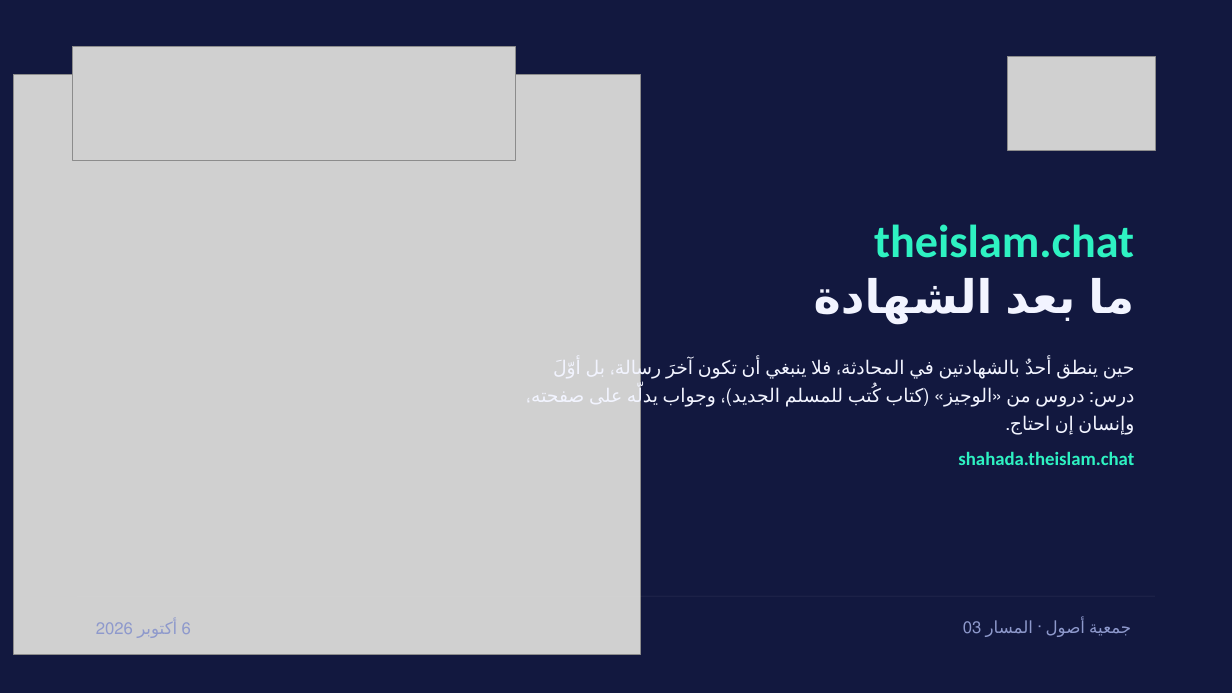
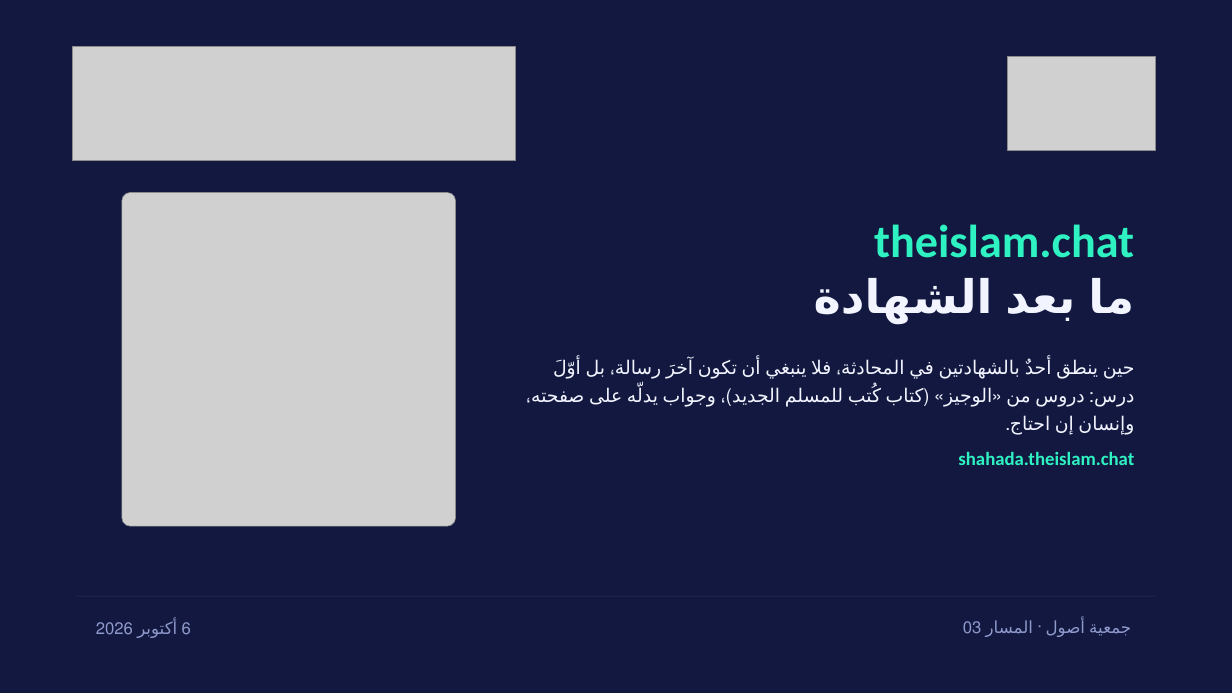
Before and after one commit to MidadeAITeam/shahada-theislam, a slide deck: slide 1 of docs/deck/theislam-chat-after-shahada.pptx. Drawn at 1232x693 pixels with LibreOffice and Linux fonts; fonts in the diff are those of the drawing; grey boxes stand for pictures; background and template pictures are left out. Boxes give left, top, right and bottom in pixels: in the first picture for what was removed or moved away, otherwise in the second. Text is boxed around its words. In the diff, an @@ line names an element or a change of style, - is before the commit and + after.

```diff
--- a/docs/deck/theislam-chat-after-shahada.pptx
+++ b/docs/deck/theislam-chat-after-shahada.pptx
@@ picture removed at (13, 75, 640, 654) @@
@@ picture added at (122, 192, 456, 526) @@
```
Also in this commit, not shown: 6 other files.
